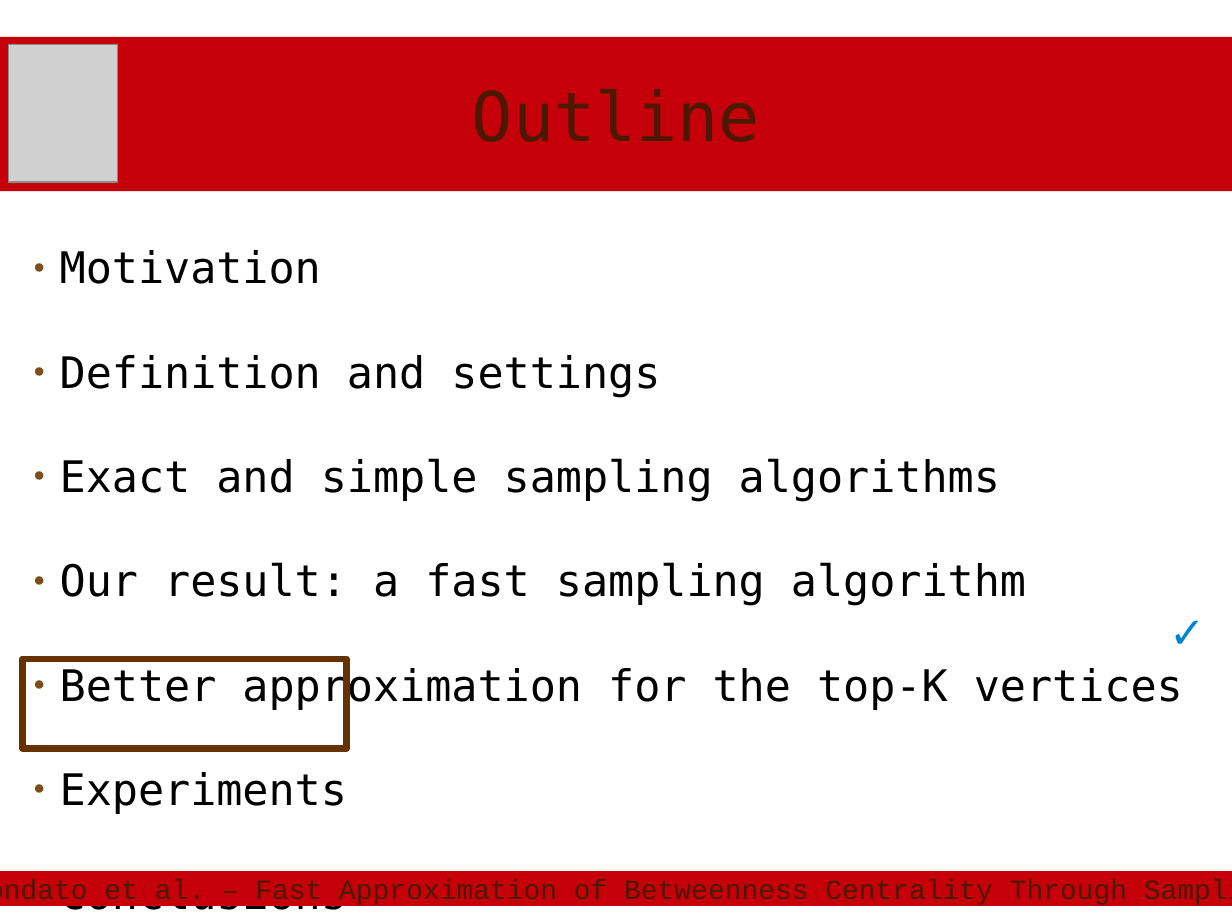
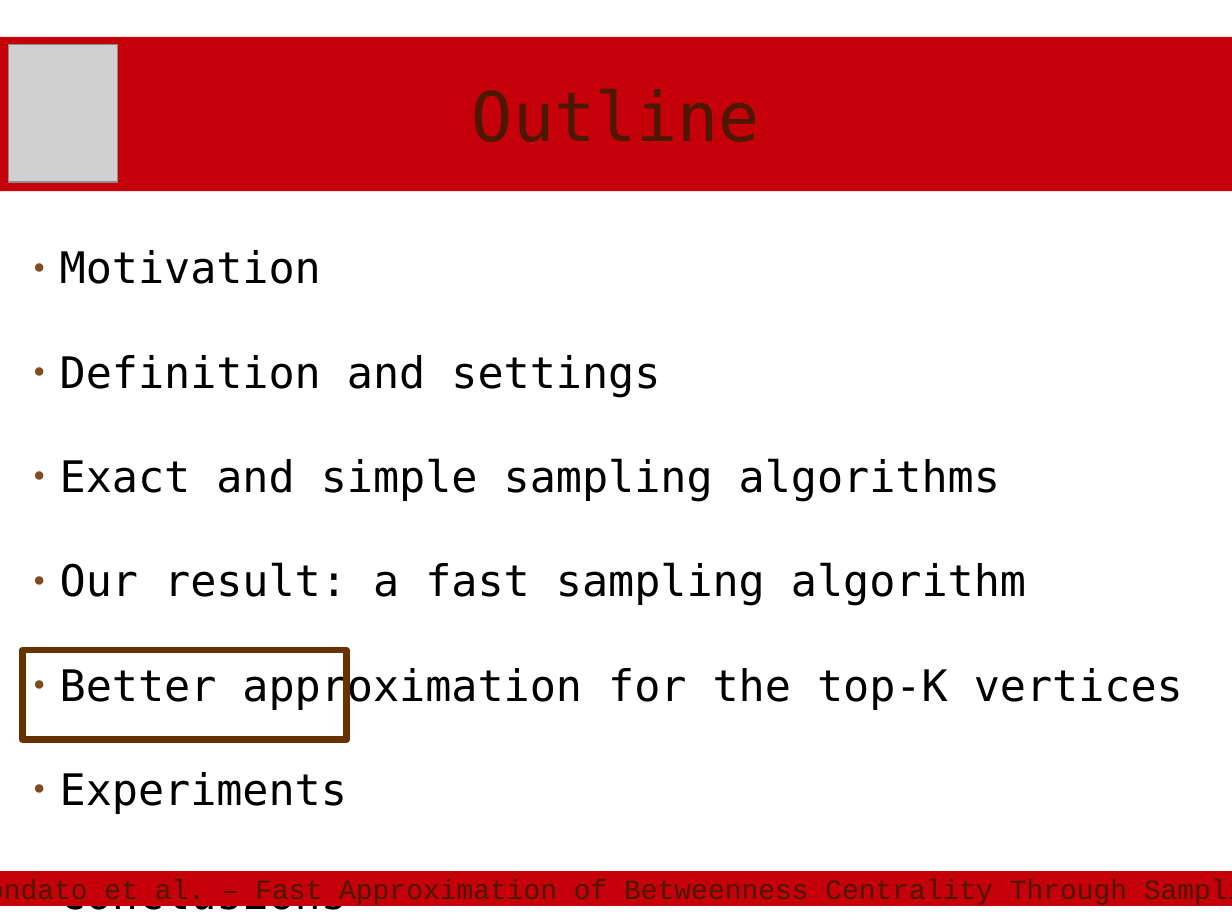
Before and after one commit to rionda/centrsampl, a slide deck: slide 94 of presentation/BU-CentrSampl.odp (slide 93 before the commit). Drawn at 1232x924 pixels with LibreOffice and Linux fonts; fonts in the diff are those of the drawing; grey boxes stand for pictures. Boxes give left, top, right and bottom in pixels: in the first picture for what was removed or moved away, otherwise in the second. Text is boxed around its words. In the diff, an @@ line names an element or a change of style, - is before the commit and + after.

```diff
--- a/presentation/BU-CentrSampl.odp
+++ b/presentation/BU-CentrSampl.odp
@@ text removed at (x1=1158, y1=599, x2=1216, y2=658) @@
-✓
@@ rectangle moved from (x1=22, y1=660, x2=347, y2=749) to (x1=22, y1=651, x2=347, y2=740) @@
```
Also in this commit, not shown: 18 other slides changed, 1 slide added, 1 other file.
